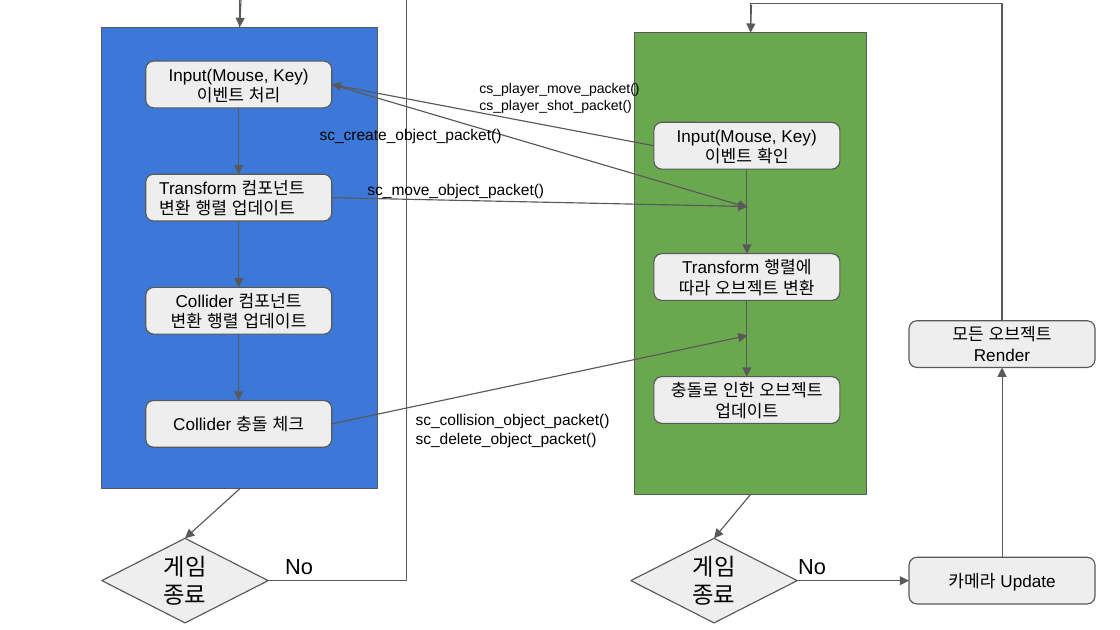
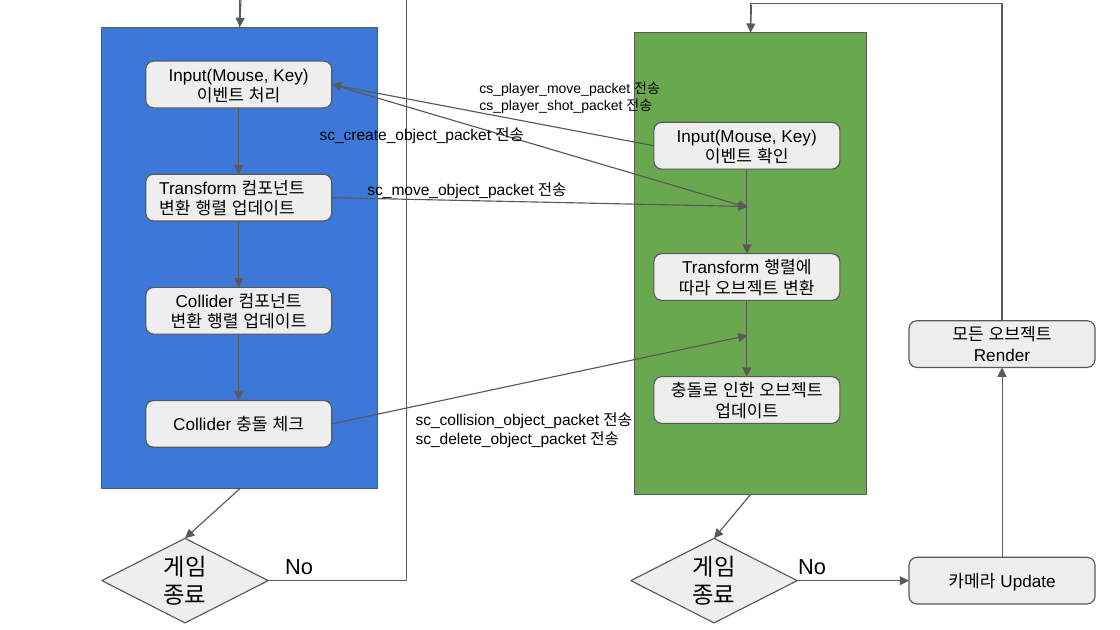
Before and after one commit to KimDJ7105/2023_network_game_project, a slide deck: slide 2 of 레벨 디자인.pptx. Drawn at 1120x630 pixels with LibreOffice and Linux fonts; fonts in the diff are those of the drawing. Boxes give left, top, right and bottom in pixels: in the first picture for what was removed or moved away, otherwise in the second. Text is boxed around its words. In the diff, an @@ line names an element or a change of style, - is before the commit and + after.

```diff
--- a/레벨 디자인.pptx
+++ b/레벨 디자인.pptx
@@ text at [479,79,660,114]: text changed @@
-cs_player_move_packet()
-cs_player_shot_packet()
+cs_player_move_packet 전송
+cs_player_shot_packet 전송
@@ text at [320,127,524,143]: text changed @@
-sc_create_object_packet()
+sc_create_object_packet 전송
@@ text at [367,182,567,198]: text changed @@
-sc_move_object_packet()
+sc_move_object_packet 전송
@@ text at [416,412,632,448]: text changed @@
-sc_collision_object_packet()
-sc_delete_object_packet()
+sc_collision_object_packet 전송
+sc_delete_object_packet 전송
```
Also in this commit, not shown: 1 other slide changed.
